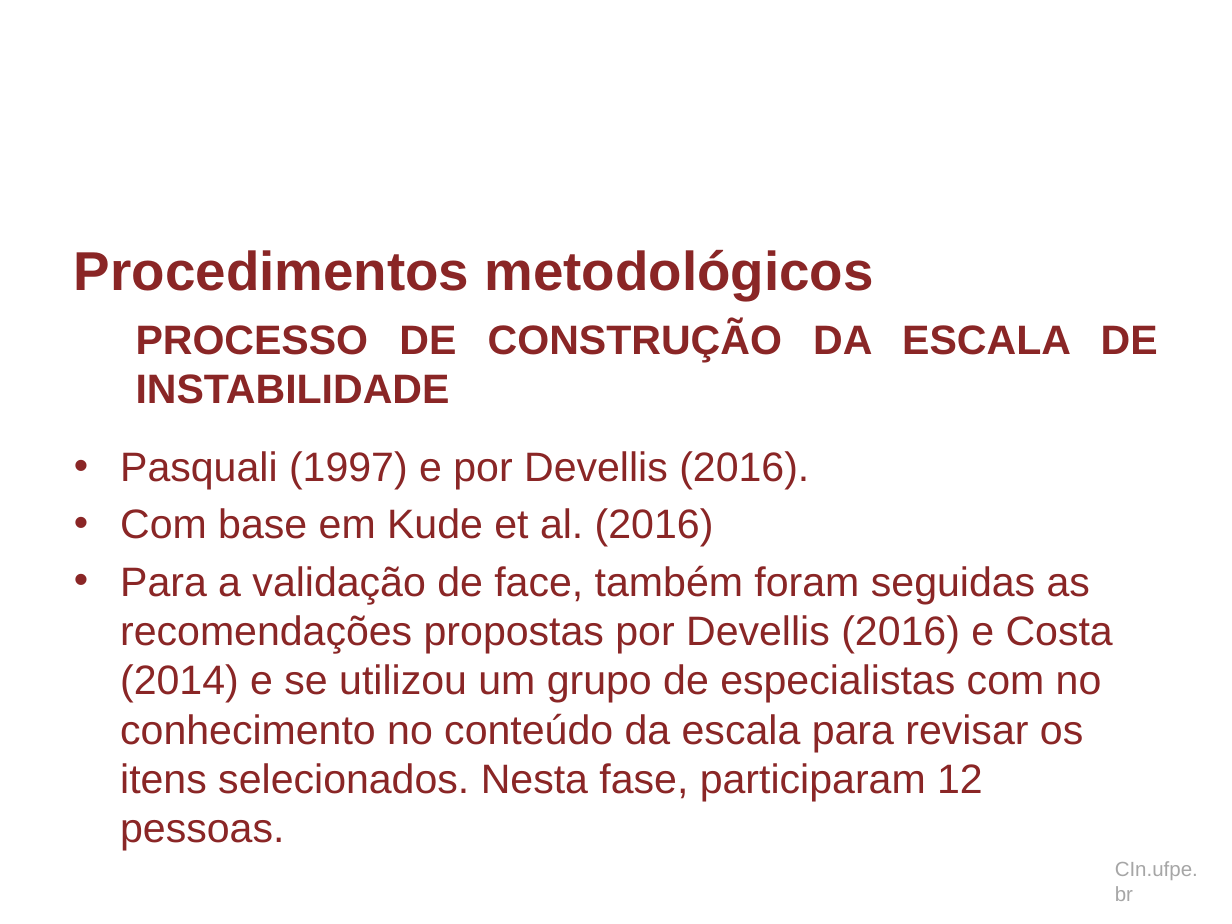
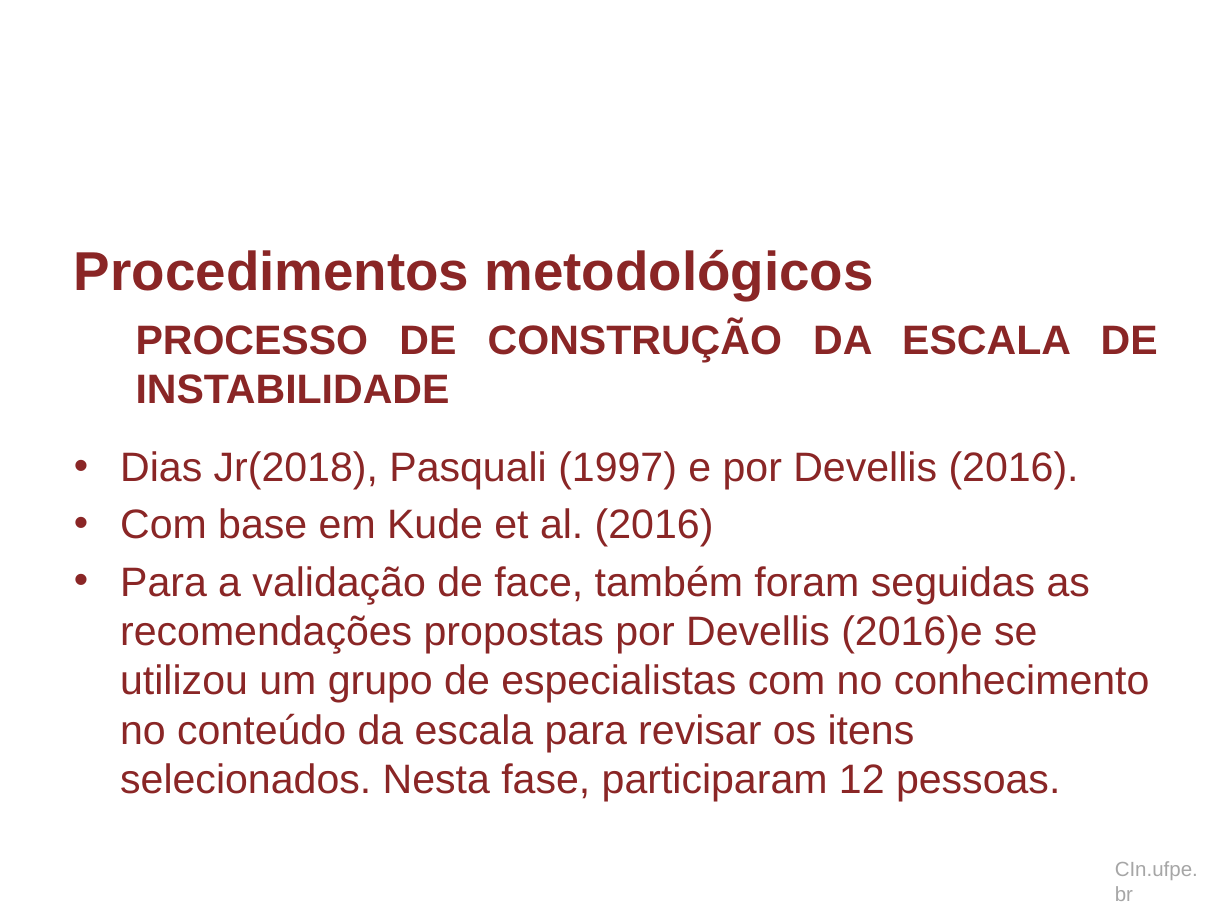
Before and after one commit to dan1lo/doutoradoR, a slide deck: slide 57 of apresentacao doutorado.pptx (slide 58 before the commit). Drawn at 1232x924 pixels with LibreOffice and Linux fonts; fonts in the diff are those of the drawing; background and template pictures are left out. Boxes give left, top, right and bottom in pixels: in the first picture for what was removed or moved away, otherwise in the second. Text is boxed around its words. In the diff, an @@ line names an element or a change of style, - is before the commit and + after.

```diff
--- a/apresentacao doutorado.pptx
+++ b/apresentacao doutorado.pptx
@@ text at box(120, 451, 1079, 489): text changed @@
-• Pasquali (1997) e por Devellis (2016).
+• Dias Jr(2018), Pasquali (1997) e por Devellis (2016).
@@ text at box(120, 565, 1150, 801): text changed @@
-• Para a validação de face, também foram seguidas as recomendações propostas por Devellis (2016) e Costa (2014) e se utilizou um grupo de especialistas com no conhecimento no conteúdo da escala para revisar os itens selecionados. Nesta fase, participaram 12 pessoas.
+• Para a validação de face, também foram seguidas as recomendações propostas por Devellis (2016)e se utilizou um grupo de especialistas com no conhecimento no conteúdo da escala para revisar os itens selecionados. Nesta fase, participaram 12 pessoas.
```
Also in this commit, not shown: 9 other slides changed, 1 slide removed.
